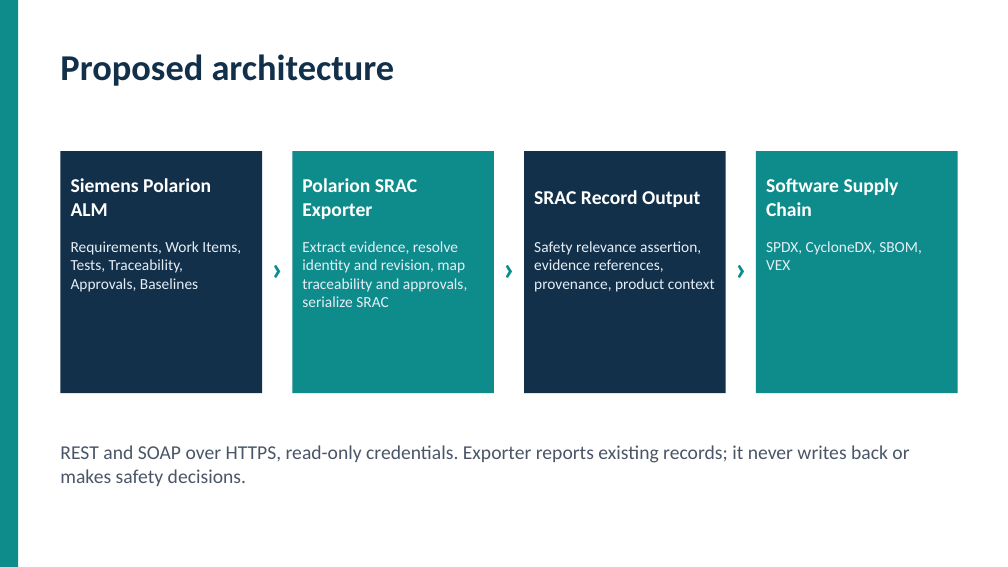
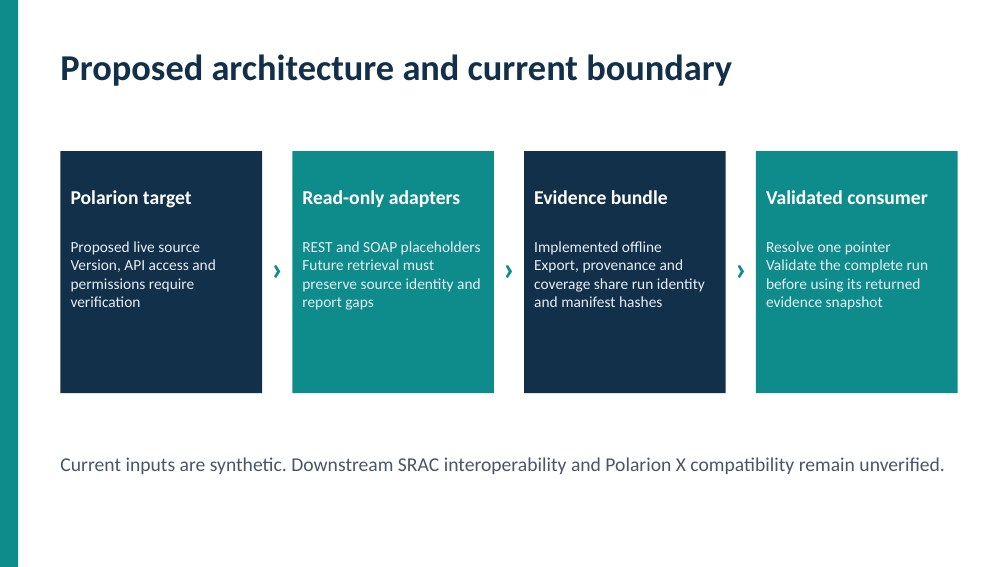
Before and after one commit to SRAC-Project/srac-polarion, a slide deck: slide 3 of presentations/SRAC_Polarion_Integration v3.pptx. Drawn at 1008x567 pixels with LibreOffice and Linux fonts; fonts in the diff are those of the drawing. Boxes give left, top, right and bottom in pixels: in the first picture for what was removed or moved away, otherwise in the second. Text is boxed around its words. In the diff, an @@ line names an element or a change of style, - is before the commit and + after.

Commit message:
Address evidence review with versioned contracts and coherent bundles

```diff
--- a/presentations/SRAC_Polarion_Integration v3.pptx
+++ b/presentations/SRAC_Polarion_Integration v3.pptx
@@ text at (60, 54, 732, 86): text changed @@
-Proposed architecture
+Proposed architecture and current boundary
@@ text at (71, 190, 192, 208): text changed @@
-Siemens Polarion ALM
+Polarion target
@@ text at (302, 190, 460, 207): text changed @@
-Polarion SRAC Exporter
+Read-only adapters
@@ text at (534, 190, 668, 204): text changed @@
-SRAC Record Output
+Evidence bundle
@@ text at (766, 190, 927, 204): text changed @@
-Software Supply Chain
+Validated consumer
@@ text at (71, 241, 216, 307): text changed @@
-Requirements, Work Items, Tests, Traceability, Approvals, Baselines
+Proposed live source
+Version, API access and permissions require verification
@@ text at (302, 241, 481, 310): text changed @@
-Extract evidence, resolve identity and revision, map traceability and approvals, serialize SRAC
+REST and SOAP placeholders
+Future retrieval must preserve source identity and report gaps
@@ text at (534, 241, 705, 307): text changed @@
-Safety relevance assertion, evidence references, provenance, product context
+Implemented offline
+Export, provenance and coverage share run identity and manifest hashes
@@ text at (766, 241, 929, 310): text changed @@
-SPDX, CycloneDX, SBOM, VEX
+Resolve one pointer
+Validate the complete run before using its returned evidence snapshot
@@ text at (60, 457, 944, 474): text changed @@
-REST and SOAP over HTTPS, read-only credentials. Exporter reports existing records; it never writes back or makes safety decisions.
+Current inputs are synthetic. Downstream SRAC interoperability and Polarion X compatibility remain unverified.
```
Also in this commit, not shown: 6 other slides changed, 5 slides added, 5 slides removed, 31 other files.
